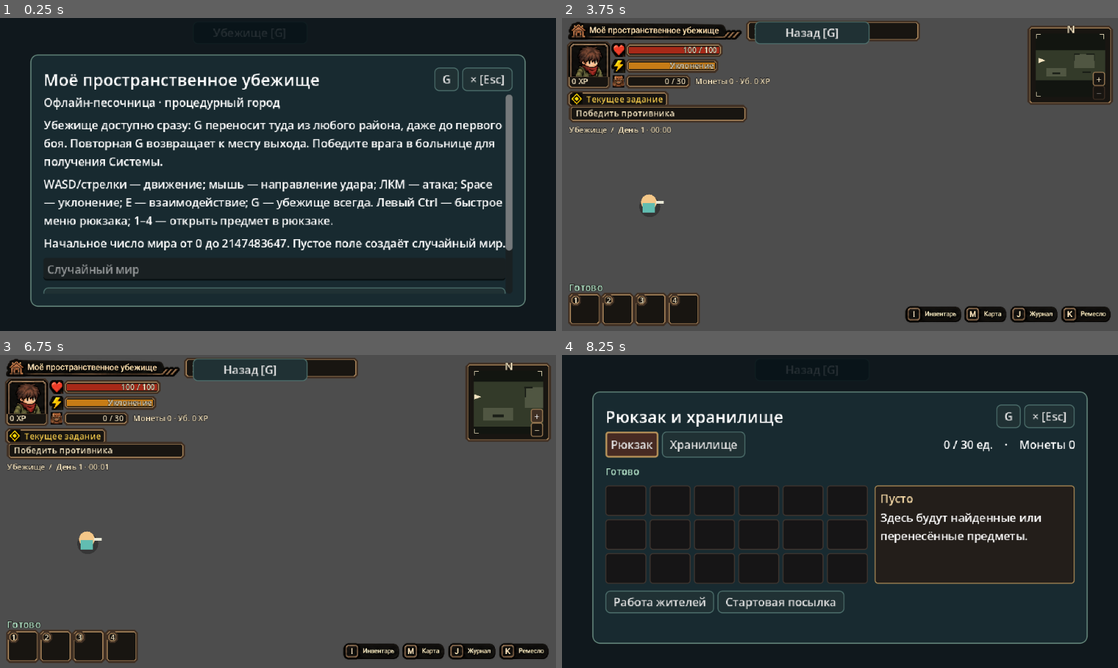
Above: before the commit, frames 1-4 (two rows, left to right).
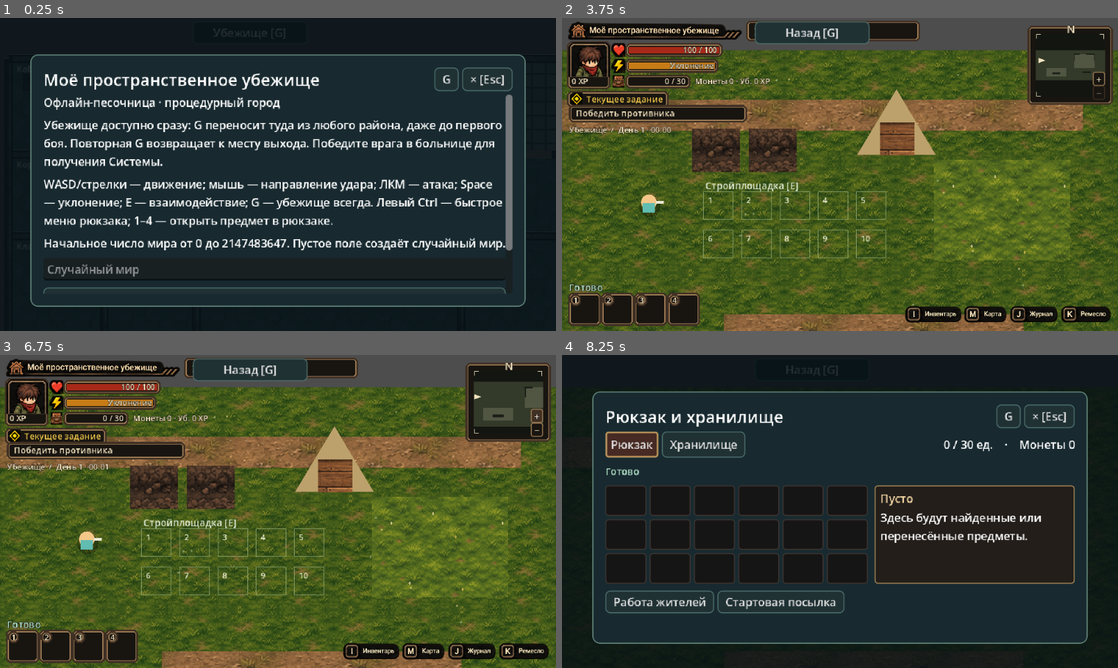
Above: after the commit, the same moments.

Repository: AndreyCokol/My_shelter
Game: Godot game, scene res://game/scenes/main/playable.tscn
The game is run twice, just before and just after one commit, with the same random seed, the same clock (stepped at 60 frames per second) and the same inputs.
Inputs (mouse positions are in pixels of both pictures, inside the frame that each line leads up to):
- Up to frame 1 (0.25 s): no input
- Up to frame 2 (3.75 s): click (834, 268) at 0.52 s; type "12" at 0.6 s; click "Начать игру" at 1.25 s; click "Начать игру" at 2 s; click "Убежище [G]" at 2.75 s; click "G" at 3.5 s
- Up to frame 3 (6.75 s): click (505, 401) at 4.25 s; click "Назад [G]" at 5 s; click "× [Esc]" at 5.75 s; click "+" at 6.5 s
- Up to frame 4 (8.25 s): click "−" at 7.25 s; click (934, 652) at 8 s

The runs differ from the first frame. In frame 2, 77% of the frame differs, in the area x 0-100%, y 10-100%; in frame 3, 77%; in frame 4, less than 0.1%.
Error before the commit: Parse Error: Cannot infer the type of "cold" variable because the value doesn't have a set type. (res://game/scenes/worlds/world_art.gd:75)

Commit message:
fix(A5): type scene palette selector explicitly for Godot strict parser

Diff:
--- a/game/scenes/worlds/world_art.gd
+++ b/game/scenes/worlds/world_art.gd
@@ -72,7 +72,7 @@
 			var inside: Rect2 = room.rect.grow(-12)
 			if inside.size.x < 25 or inside.size.y < 25:
 				continue
-			var cold := plan.kind == "hospital"
+			var cold: bool = str(plan.kind) == "hospital"
 			var stain := Color(0.11, 0.18, 0.21, 0.32) if cold else Color(0.24, 0.18, 0.12, 0.28)
 			for i in range(4):
 				var point := Vector2(rng.randf_range(inside.position.x, inside.end.x),
